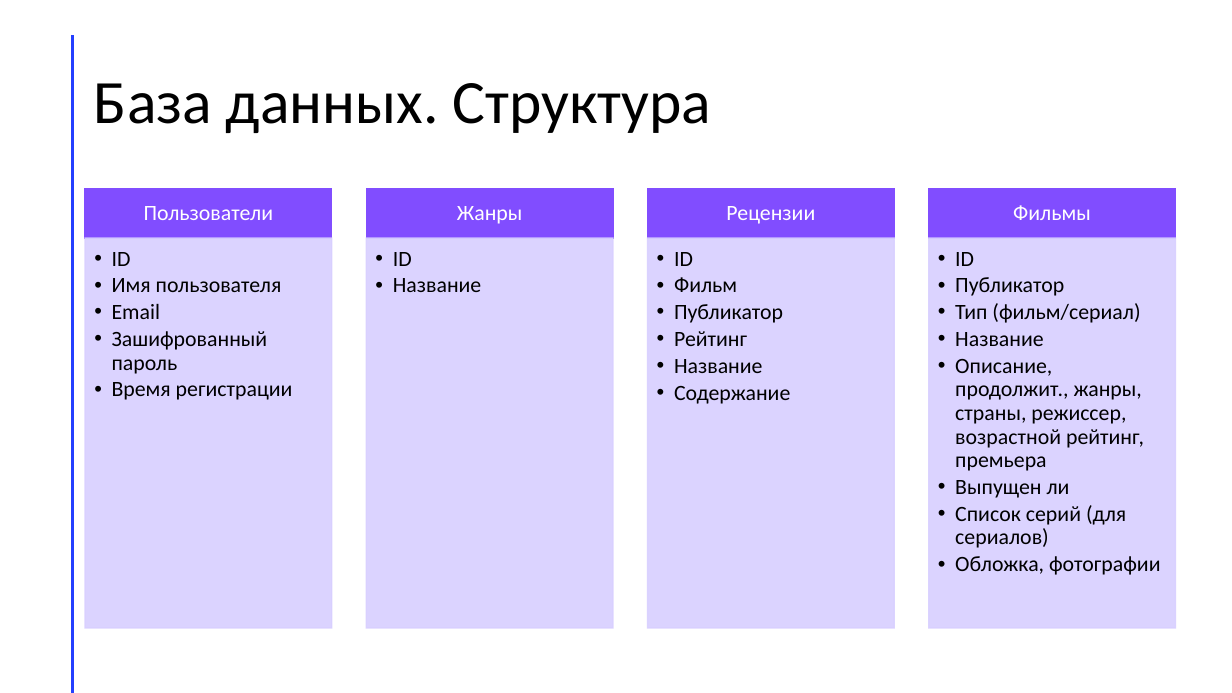
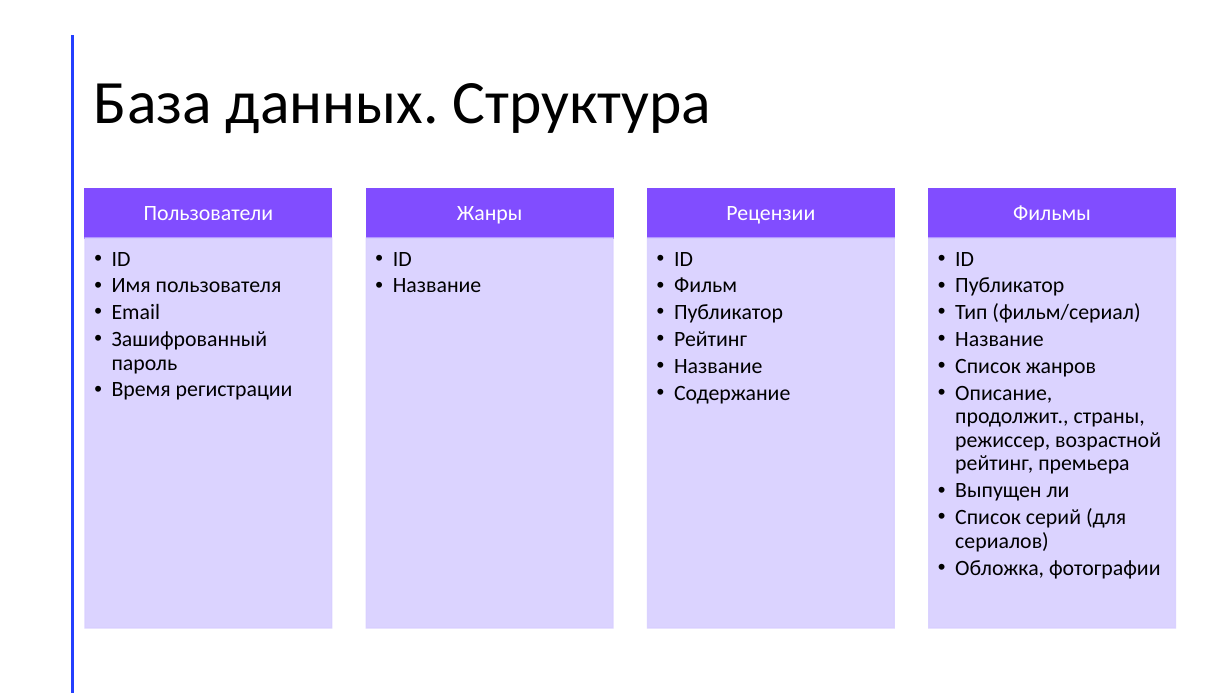
Before and after one commit to AlexSavelev/MoviePoint, a slide deck: slide 5 of presentation/Presentation.pptx. Drawn at 1232x693 pixels with LibreOffice and Linux fonts; fonts in the diff are those of the drawing. Boxes give left, top, right and bottom in pixels: in the first picture for what was removed or moved away, otherwise in the second. Text is boxed around its words. In the diff, an @@ line names an element or a change of style, - is before the commit and + after.

```diff
--- a/presentation/Presentation.pptx
+++ b/presentation/Presentation.pptx
@@ text at (955, 359, 1161, 474): text changed @@
-  • Описание, продолжит., жанры, страны, режиссер, возрастной рейтинг, премьера
+  • Список жанров
+  • Описание, продолжит., страны, режиссер, возрастной рейтинг, премьера
```
Also in this commit, not shown: 1 other slide changed, 6 other files.
